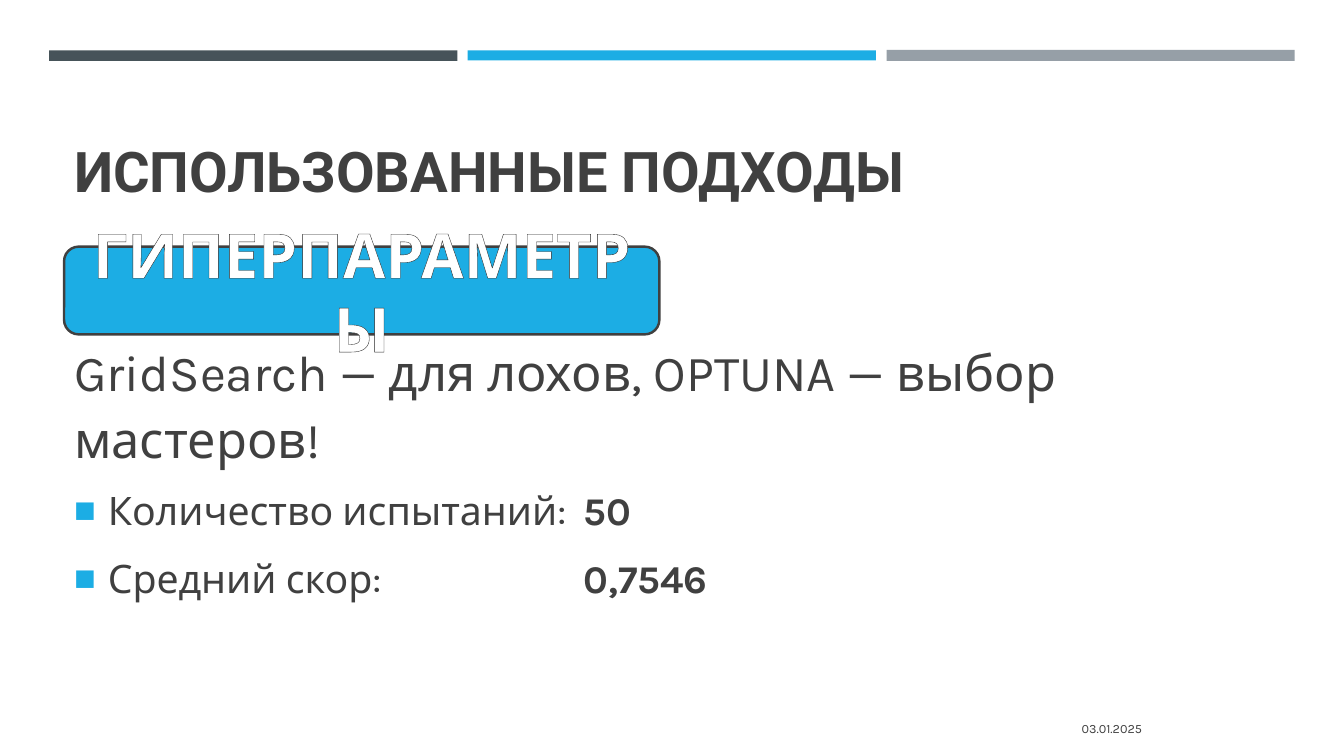
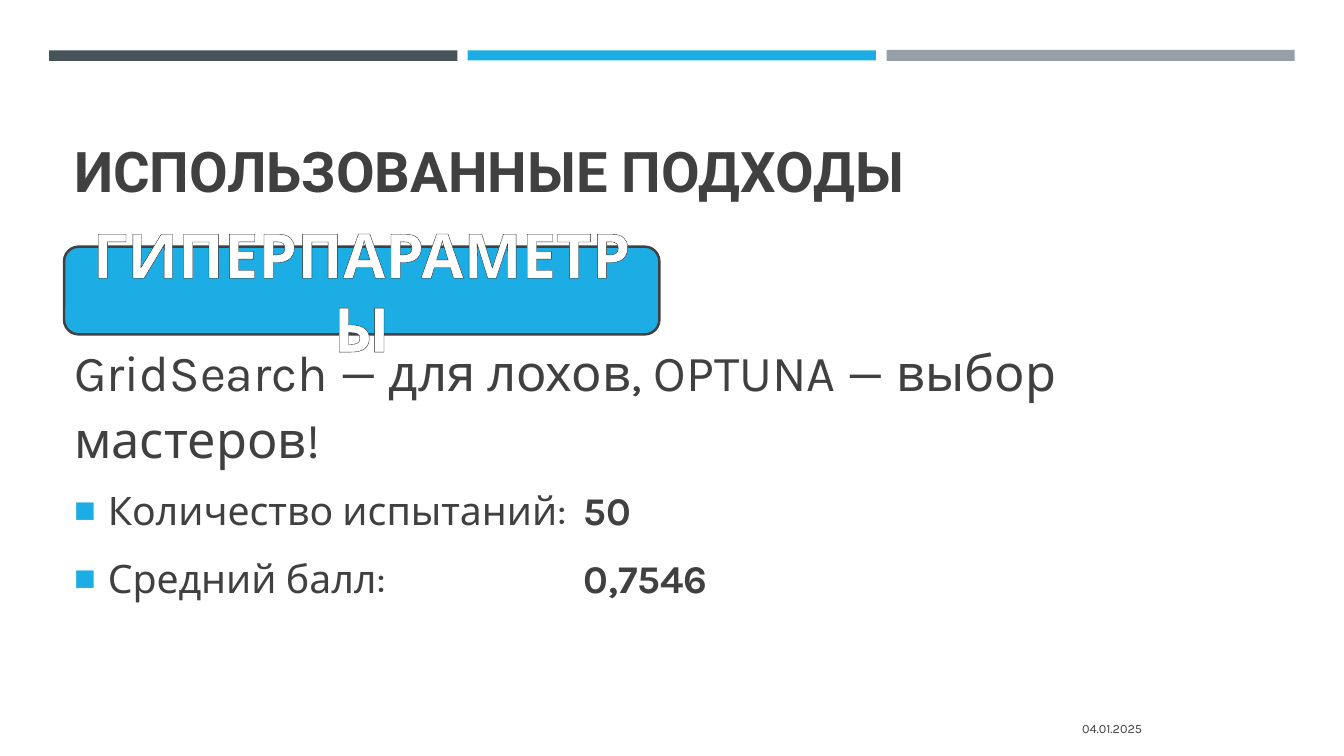
Before and after one commit to aozhuravlev/DIPLOMA, a slide deck: slide 9 of media/Credit_Risk_Management_Presentation.pptx. Drawn at 1344x756 pixels with LibreOffice and Linux fonts; fonts in the diff are those of the drawing. Boxes give left, top, right and bottom in pixels: in the first picture for what was removed or moved away, otherwise in the second. Text is boxed around its words. In the diff, an @@ line names an element or a change of style, - is before the commit and + after.

```diff
--- a/media/Credit_Risk_Management_Presentation.pptx
+++ b/media/Credit_Risk_Management_Presentation.pptx
@@ text at (108,563,377,603): text changed @@
-■ Средний скор:
+■ Средний балл:
@@ text at (1082,725,1142,733): text changed @@
-03.01.2025
+04.01.2025
```
Also in this commit, not shown: 8 other slides changed.
